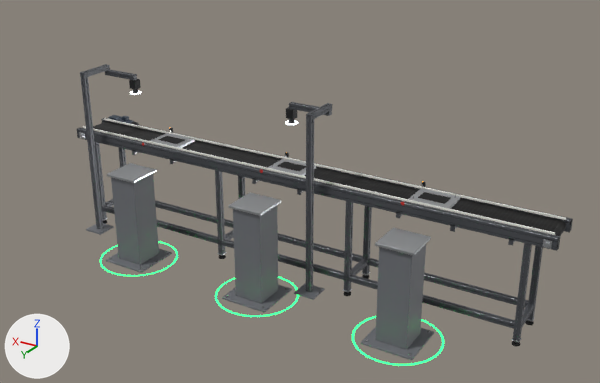
A saved change to the glTF model web/assets/ev_line_conveyor.glb.
One viewpoint serves both versions: a 50 mm lens placed at (-2.93, 4.76, 3.02), pointed at (-0.13, 0.11, 0.7). Lighting does not change. The marker at lower left points along +X, +Y and +Z. The first picture is the older version. Where no turn or scale is listed for an object, it has been applied to the vertices.

The first picture shows 'CameraStand_ST2', 'CameraStand_ST3', 'Conveyor_Belt', 'Conveyor_Frame', 'Conveyor_Guide', 'Pallet_01', 'Robot_Pedestal_ST1', 'Robot_Pedestal_ST2', 'Robot_Pedestal_ST3' and 10 more.
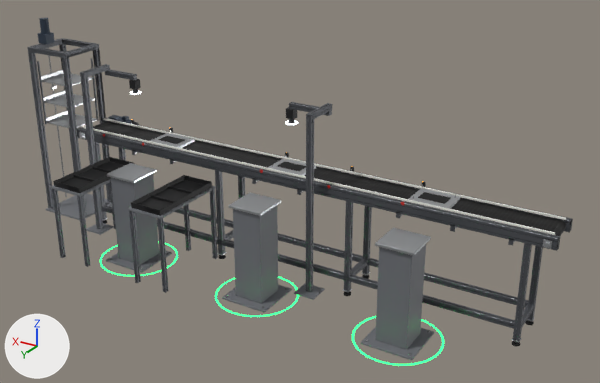
Boxes (x1, y1, x2, y2) around the edits, measured in the pictures (600 x 383 px):
'Storage', added: after (27, 18, 111, 220)
    faces in mat_m_frame_anodized (dark grey #5c5e63): (27, 38, 111, 217)
    faces in mat_m_graphite_paint (grey #707378): (41, 49, 108, 220)
    faces in mat_m_motor_paint (dark blue #33404f): (38, 18, 55, 44)
    faces in mat_m_steel (light grey #cccccc): (47, 48, 67, 197)
'Tray_Fail', added: after (128, 175, 218, 293)
    faces in mat_m_black_plastic (black #0f0f11): (131, 175, 212, 216)
    faces in mat_m_frame_anodized (dark grey #5c5e63): (129, 189, 218, 293)
    faces in mat_m_graphite_paint (grey #707378): (128, 186, 216, 219)
'Tray_Pass', added: after (50, 157, 134, 267)
    faces in mat_m_black_plastic (black #0f0f11): (53, 157, 134, 193)
    faces in mat_m_frame_anodized (dark grey #5c5e63): (52, 182, 116, 267)
    faces in mat_m_graphite_paint (grey #707378): (50, 179, 111, 196)
'Storage_Rack', added: after (37, 58, 99, 128)
    faces in mat_m_aluminum (light grey #c7c9cc): (41, 70, 98, 128)
    faces in mat_m_frame_anodized (dark grey #5c5e63): (37, 58, 99, 124)

What changed in the scene script:
```text
Add me_tray_pass:
    me_tray_pass.from_pydata(...)  # 2942 vertices, 5924 faces; spans x -0.15..0.15, y -0.32..0.32, z 0.0..0.64
    # faces by material slot: [206, 4592, 1126]
    me_tray_pass.materials.append(mat_m_graphite_paint)  # grey #707378
    me_tray_pass.materials.append(mat_m_frame_anodized)  # dark grey #5c5e63
    me_tray_pass.materials.append(mat_m_black_plastic)  # black #0f0f11
Add me_storage_rack:
    me_storage_rack.from_pydata(...)  # 1008 vertices, 2020 faces; spans x -0.16..0.18, y -0.152..0.152, z -0.02..0.52
    # faces by material slot: [1080, 752, 188]
    me_storage_rack.materials.append(mat_m_aluminum)  # light grey #c7c9cc
    me_storage_rack.materials.append(mat_m_frame_anodized)  # dark grey #5c5e63
    me_storage_rack.materials.append(mat_m_steel)  # light grey #cccccc
Add me_storage:
    me_storage.from_pydata(...)  # 4796 vertices, 9931 faces; spans x -0.21..0.23, y -0.22..0.22, z 0.0..1.64
    # faces by material slot: [496, 8487, 696, 252]
    me_storage.materials.append(mat_m_graphite_paint)  # grey #707378
    me_storage.materials.append(mat_m_frame_anodized)  # dark grey #5c5e63
    me_storage.materials.append(mat_m_motor_paint)  # dark blue #33404f
    me_storage.materials.append(mat_m_steel)  # light grey #cccccc
Add ob_tray_pass:
    ob_tray_pass = bpy.data.objects.new('Tray_Pass', me_tray_pass)
    ob_tray_pass.parent = ob_ev_line
    ob_tray_pass.location = (1.48, 0.48, 0.0)
Add ob_tray_fail:
    ob_tray_fail = bpy.data.objects.new('Tray_Fail', me_tray_pass.copy())
    ob_tray_fail.parent = ob_ev_line
    ob_tray_fail.location = (0.72, 0.48, 0.0)
Add ob_storage_rack:
    ob_storage_rack = bpy.data.objects.new('Storage_Rack', me_storage_rack)
    ob_storage_rack.parent = ob_storage
    ob_storage_rack.location = (0.0, 0.0, 0.8)
Add ob_storage:
    ob_storage = bpy.data.objects.new('Storage', me_storage)
    ob_storage.parent = ob_ev_line
    ob_storage.location = (2.182, 0.0, 0.0)
```
